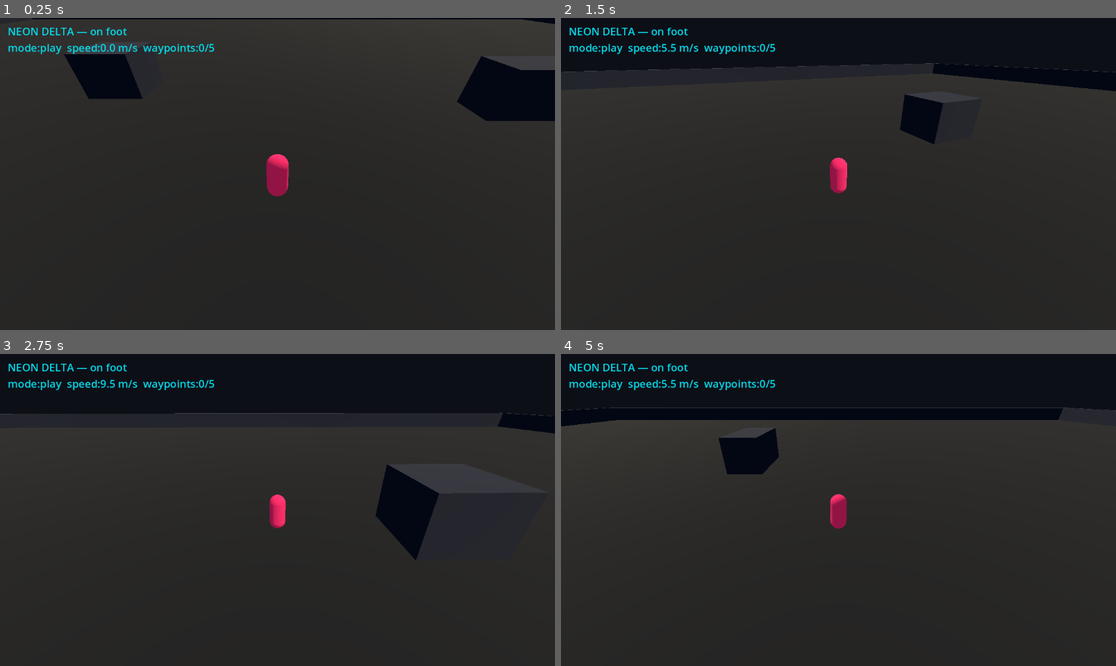
Above: before the commit, frames 1-4 (two rows, left to right).
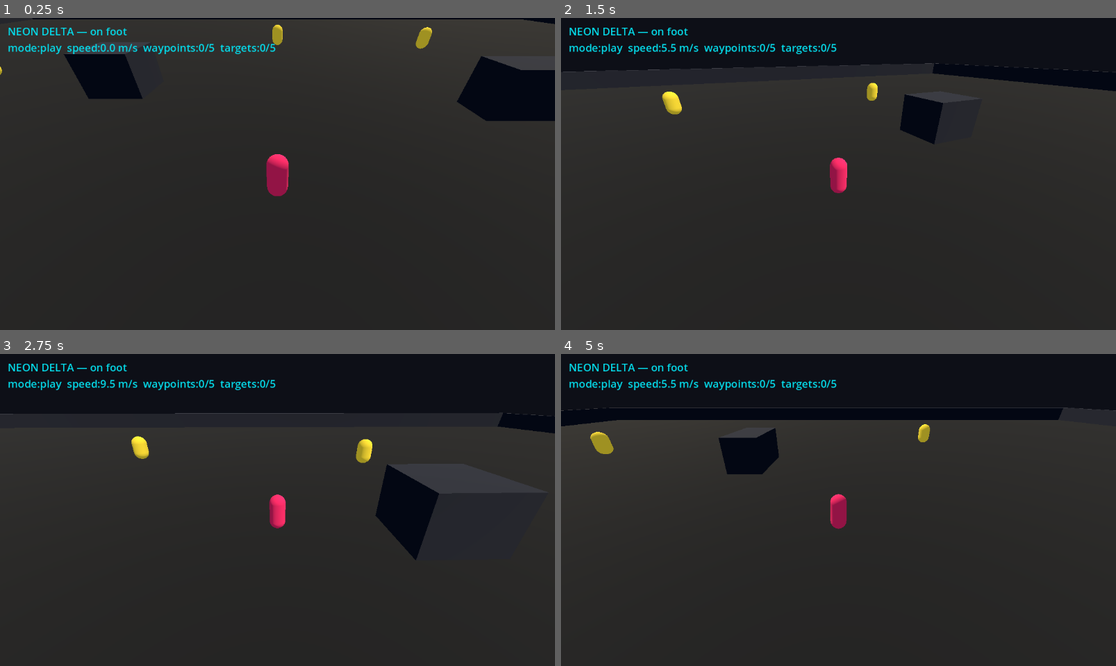
Above: after the commit, the same moments.

Repository: jaimepescht5-svg/Ge-te-Ay
Game: Godot game, scene res://Sandbox.tscn
The game is run twice, just before and just after one commit, with the same random seed, the same clock (stepped at 60 frames per second) and the same inputs. This scene is started directly instead of the project's main scene.
Inputs (mouse positions are in pixels of both pictures, inside the frame that each line leads up to):
- Up to frame 1 (0.25 s): no input
- Up to frame 2 (1.5 s): move the mouse to (960, 158) at 0.52 s; hold D (mv_right) 0.53-1.28 s; hold Shift (run) 0.53-1.28 s; click (960, 158) at 0.8 s; move the mouse to (727, 189) at 1.27 s; hold S (mv_back) from 1.28 s (still down); click (727, 189) at 1.35 s
- Up to frame 3 (2.75 s): tap Shift (run) at 1.55 s; move the mouse to (333, 441) at 2.02 s; release S (mv_back) at 2.03 s; hold D (mv_right) from 2.03 s (still down); hold Shift (run) from 2.03 s (still down); click (333, 441) at 2.3 s
- Up to frame 4 (5 s): move the mouse to (810, 572) at 2.77 s; release D (mv_right) at 2.78 s; release Shift (run) at 2.78 s; hold W (mv_fwd) 2.78-3.53 s; click (810, 572) at 2.85 s; tap Shift (run) at 3.05, 4.55 s; move the mouse to (1005, 556) at 3.52 s; hold Shift (run) 3.53-4.28 s; hold A (mv_left) from 3.53 s (still down); click (1005, 556) at 3.8 s; tap R (reset) at 4.15 s; move the mouse to (672, 463) at 4.27 s; click (672, 463) at 4.35 s

The runs differ from the first frame. In frame 1, 0.4% of the frame differs, in the area x 0-78%, y 2-19%; in frame 2, 0.4%; in frame 3, 0.5%, in the area x 23-68%, y 8-35%; in frame 4, 0.5%.

Commit message:
Add shooting verb: raycast gun + destructible targets + self-check
Second non-driving verb. The sandbox now spawns 5 line-of-sight target
dummies; the player has a raycast gun (left-click to fire in play mode,
aim along facing). Hits disable the target's collision + mesh and tally
shots_fired/shots_hit/targets_destroyed. A brief glowing tracer + flash
renders (skipped headless).

The foot-bot gains a phase machine (walk -> shoot -> done): after the
waypoint patrol it faces each target and fires. Self-check adds three
invariants: fired the gun, destroyed every target, decent aim (>=45% hit).

Verified clean-checkout headless: PASS 9/9 (5/5 targets down); rendered
PASS with frames showing the targets falling in sequence.

Co-Authored-By: Claude Opus 4.8 (1M context) <noreply@anthropic.com>
Claude-Session: https://claude.ai/code/session_01LL5RFKCgdxeYwnGtcJXjRL

Diff:
--- a/prototype/neon-delta-slice/scripts/foot_bot.gd
+++ b/prototype/neon-delta-slice/scripts/foot_bot.gd
@@ -1,34 +1,66 @@
 extends RefCounted
 # Scripted "proxy player" for the verbs sandbox (the on-foot counterpart to
-# bot.gd). It walks an ordered list of waypoints and — once those verbs exist —
-# aims/fires at targets and trips "crimes" to exercise the Heat system.
+# bot.gd). A small phase machine that exercises the verbs in order:
+#   walk  — march an ordered waypoint patrol (movement + collision)
+#   shoot — face each target in turn and fire (shooting verb)
+#   done  — nothing left; the sandbox ends the self-check
 #
-# Like the driving bot, its job is to answer *measurable* questions (does the
-# player move, reach a goal, can a target be hit, does Heat rise/decay) — NOT to
-# judge whether any of it feels good. That judgement stays the human's.
+# Its job is to answer *measurable* questions (does the player move, reach a
+# goal, can every target be hit) — NOT to judge whether it feels good.
 #
 # No `class_name` (see track.gd): resolved via preload so a clean clone parses
 # without the gitignored `.godot/` class cache.
 
-var waypoints: Array = []     # Array[Vector3]
+var waypoints: Array = []      # Array[Vector3]
+var targets: Array = []        # Array[Vector3] target world positions
 var wp_index := 0
 var reach_radius := 2.5
 
-func _init(wps: Array) -> void:
+var phase := "walk"
+var shoot_index := 0
+var fire_cooldown := 0.0
+var fire_period := 0.5
+var shots_at_current := 0
+var shots_per_target := 2
+
+func _init(wps: Array, tgts: Array) -> void:
 	waypoints = wps
+	targets = tgts
 
-# Returns a control dict the sandbox applies to the player this physics step:
+# Returns a control dict the sandbox applies this physics step:
 #   move:    Vector2 desired world-plane direction (x,z), unit or zero
-#   run:     bool (sprint)
-#   reached: bool (just hit a waypoint this step)
-#   done:    bool (no waypoints left)
-func control(pos: Vector3) -> Dictionary:
-	if wp_index >= waypoints.size():
-		return {"move": Vector2.ZERO, "run": false, "reached": false, "done": true}
-	var target: Vector3 = waypoints[wp_index]
-	var to := Vector2(target.x - pos.x, target.z - pos.z)
-	if to.length() < reach_radius:
-		wp_index += 1
-		var done := wp_index >= waypoints.size()
-		return {"move": Vector2.ZERO, "run": false, "reached": true, "done": done}
-	return {"move": to.normalized(), "run": true, "reached": false, "done": false}
+#   run:     bool
+#   aim:     Vector3 unit aim direction (only in shoot phase)
+#   fire:    bool (pull the trigger this step)
+#   reached: bool (hit a waypoint this step)
+#   done:    bool (no verbs left)
+func control(pos: Vector3, delta: float) -> Dictionary:
+	if phase == "walk":
+		if wp_index >= waypoints.size():
+			phase = "shoot"
+		else:
+			var wp: Vector3 = waypoints[wp_index]
+			var to := Vector2(wp.x - pos.x, wp.z - pos.z)
+			if to.length() < reach_radius:
+				wp_index += 1
+				return {"move": Vector2.ZERO, "run": false, "reached": true, "fire": false, "done": false}
+			return {"move": to.normalized(), "run": true, "reached": false, "fire": false, "done": false}
+
+	if phase == "shoot":
+		if shoot_index >= targets.size():
+			phase = "done"
+			return {"move": Vector2.ZERO, "run": false, "fire": false, "reached": false, "done": true}
+		var t: Vector3 = targets[shoot_index]
+		var aim := (Vector3(t.x, t.y + 1.0, t.z) - (pos + Vector3.UP * 1.2)).normalized()
+		fire_cooldown -= delta
+		var fire := false
+		if fire_cooldown <= 0.0:
+			fire = true
+			fire_cooldown = fire_period
+			shots_at_current += 1
+			if shots_at_current >= shots_per_target:
+				shoot_index += 1
+				shots_at_current = 0
+		return {"move": Vector2.ZERO, "run": false, "aim": aim, "fire": fire, "reached": false, "done": false}
+
+	return {"move": Vector2.ZERO, "run": false, "fire": false, "reached": false, "done": true}
--- a/prototype/neon-delta-slice/scripts/sandbox.gd
+++ b/prototype/neon-delta-slice/scripts/sandbox.gd
@@ -45,6 +45,17 @@
 var hud: Label
 var bot
 
+# ---- shooting verb ----
+const GUN_RANGE := 90.0
+var aim_dir := Vector3(0, 0, 1)     # current aim (world unit vector)
+var target_bodies: Array = []       # Array[StaticBody3D]
+var target_meshes: Array = []       # Array[MeshInstance3D]
+var target_alive: Array = []        # Array[bool]
+var target_pos: Array = []          # Array[Vector3]
+var shots_fired := 0
+var shots_hit := 0
+var targets_destroyed := 0
+
 # telemetry / state
 var sim_time := 0.0
 var next_capture := 0.0
@@ -82,6 +93,7 @@
 	_build_ground()
 	_build_walls()
 	_build_obstacles()
+	_build_targets()
 	_build_player()
 	_build_camera()
 	_build_hud()
@@ -93,7 +105,7 @@
 		Vector3(-30, 0, 30), Vector3(-30, 0, -30),
 		Vector3(0, 0, 0),
 	]
-	bot = FootBot.new(waypoints)
+	bot = FootBot.new(waypoints, target_pos)
 
 	start_pos = player.global_position
 	prev_pos = start_pos
@@ -167,6 +179,42 @@
 		[Vector3(8, 1.5, -18), Vector3(3, 3, 8)],
 	]:
 		_wall(spec[0], spec[1])
+
+func _build_targets() -> void:
+	# shoot-the-dummy targets with clear line-of-sight from the arena centre
+	# (where the walk patrol ends and the shooting phase begins).
+	var positions := [
+		Vector3(0, 1, 24), Vector3(22, 1, 12), Vector3(24, 1, -8),
+		Vector3(-22, 1, -10), Vector3(-16, 1, 22),
+	]
+	for p in positions:
+		var body := StaticBody3D.new()
+		var col := CollisionShape3D.new()
+		var cap := CapsuleShape3D.new()
+		cap.radius = 0.6
+		cap.height = 2.0
+		col.shape = cap
+		col.position.y = 1.0
+		body.add_child(col)
+		var mesh := MeshInstance3D.new()
+		var cm := CapsuleMesh.new()
+		cm.radius = 0.6
+		cm.height = 2.0
+		var mat := StandardMaterial3D.new()
+		mat.albedo_color = Color(0.95, 0.85, 0.2)        # NEON DELTA yellow
+		mat.emission_enabled = true
+		mat.emission = Color(0.95, 0.85, 0.2)
+		mat.emission_energy_multiplier = 0.6
+		mesh.mesh = cm
+		mesh.material_override = mat
+		mesh.position.y = 1.0
+		body.add_child(mesh)
+		body.position = p
+		add_child(body)
+		target_bodies.append(body)
+		target_meshes.append(mesh)
+		target_alive.append(true)
+		target_pos.append(p)
 
 func _build_player() -> void:
 	player = CharacterBody3D.new()
@@ -216,7 +264,7 @@
 	layer.add_child(hud)
 
 func _setup_input() -> void:
-	for action in ["mv_fwd", "mv_back", "mv_left", "mv_right", "run", "reset"]:
+	for action in ["mv_fwd", "mv_back", "mv_left", "mv_right", "run", "reset", "fire"]:
 		if not InputMap.has_action(action):
 			InputMap.add_action(action)
 	_bind("mv_fwd", [KEY_W, KEY_UP])
@@ -225,6 +273,9 @@
 	_bind("mv_right", [KEY_D, KEY_RIGHT])
 	_bind("run", [KEY_SHIFT])
 	_bind("reset", [KEY_R])
+	var mb := InputEventMouseButton.new()
+	mb.button_index = MOUSE_BUTTON_LEFT
+	InputMap.action_add_event("fire", mb)
 
 func _bind(action: String, keys: Array) -> void:
 	for k in keys:
@@ -239,12 +290,19 @@
 	if mode == "play":
 		c = _player_controls()
 	else:
-		c = bot.control(player.global_position)
+		c = bot.control(player.global_position, delta)
 		if c.get("reached", false):
 			waypoints_reached += 1
 		if c.get("done", false):
 			bot_done = true
 	_apply_movement(c, delta)
+	# aim: bot supplies an explicit aim vector; the player aims along facing.
+	if c.has("aim"):
+		aim_dir = c["aim"]
+	else:
+		aim_dir = Vector3(sin(player_yaw), 0, cos(player_yaw))
+	if c.get("fire", false):
+		_shoot()
 	_update_telemetry(delta)
 
 	if mode == "play" and Input.is_action_just_pressed("reset"):
@@ -264,7 +322,49 @@
 	mv.x += Input.get_action_strength("mv_right")
 	if mv.length() > 1.0:
 		mv = mv.normalized()
-	return {"move": mv, "run": Input.is_action_pressed("run")}
+	return {"move": mv, "run": Input.is_action_pressed("run"),
+			"fire": Input.is_action_just_pressed("fire")}
+
+func _shoot() -> void:
+	shots_fired += 1
+	var from := player.global_position + Vector3.UP * 1.2 + aim_dir * 0.6
+	var to := from + aim_dir * GUN_RANGE
+	var space := get_world_3d().direct_space_state
+	var q := PhysicsRayQueryParameters3D.create(from, to)
+	q.exclude = [player.get_rid()]
+	var hit := space.intersect_ray(q)
+	var hit_point: Vector3 = to
+	if hit.has("position"):
+		hit_point = hit["position"]
+		var collider = hit.get("collider")
+		var idx := target_bodies.find(collider)
+		if idx != -1 and target_alive[idx]:
+			target_alive[idx] = false
+			targets_destroyed += 1
+			shots_hit += 1
+			target_meshes[idx].visible = false
+			target_bodies[idx].set_collision_layer_value(1, false)
+	_spawn_tracer(from, hit_point)
+
+func _spawn_tracer(from: Vector3, to: Vector3) -> void:
+	# visual only; skipped headless. Brief glowing line + muzzle flash.
+	if DisplayServer.get_name() == "headless":
+		return
+	var mid := (from + to) * 0.5
+	var mesh := MeshInstance3D.new()
+	var bm := BoxMesh.new()
+	bm.size = Vector3(0.06, 0.06, from.distance_to(to))
+	var mat := StandardMaterial3D.new()
+	mat.albedo_color = Color(0.98, 0.98, 0.5)
+	mat.emission_enabled = true
+	mat.emission = Color(0.98, 0.98, 0.5)
+	mat.emission_energy_multiplier = 3.0
+	mesh.mesh = bm
+	mesh.material_override = mat
+	mesh.position = mid
+	mesh.look_at_from_position(mid, to, Vector3.UP)
+	add_child(mesh)
+	get_tree().create_timer(0.06).timeout.connect(mesh.queue_free)
 
 func _apply_movement(c: Dictionary, delta: float) -> void:
 	var wish: Vector2 = c.get("move", Vector2.ZERO)
@@ -322,8 +422,9 @@
 func _update_hud() -> void:
 	if hud == null:
 		return
-	hud.text = "NEON DELTA — on foot\nmode:%s  speed:%.1f m/s  waypoints:%d/%d" % [
+	hud.text = "NEON DELTA — on foot\nmode:%s  speed:%.1f m/s  waypoints:%d/%d  targets:%d/%d" % [
 		mode, _planar_speed(), waypoints_reached, waypoints.size(),
+		targets_destroyed, target_pos.size(),
 	]
 
 func _capture_frame() -> void:
@@ -349,6 +450,9 @@
 	checks.append(_check("reached a sane walk speed (>3 m/s)", top_speed > 3.0))
 	checks.append(_check("reached all waypoints", waypoints_reached >= waypoints.size()))
 	checks.append(_check("stayed grounded (no fall-through / launch)", grounded))
+	checks.append(_check("fired the gun", shots_fired > 0))
+	checks.append(_check("destroyed every target", targets_destroyed >= target_pos.size()))
+	checks.append(_check("decent aim (>=45% of shots hit)", shots_fired > 0 and float(shots_hit) / float(shots_fired) >= 0.45))
 	checks.append(_check("captured frames for visual review", capture_index >= 3))
 
 	var passed := true
@@ -365,6 +469,10 @@
 		"waypoints_total": waypoints.size(),
 		"min_y": min_y,
 		"max_y": max_y,
+		"shots_fired": shots_fired,
+		"shots_hit": shots_hit,
+		"targets_destroyed": targets_destroyed,
+		"targets_total": target_pos.size(),
 		"frames_captured": capture_index,
 		"checks": checks,
 		"passed": passed,
